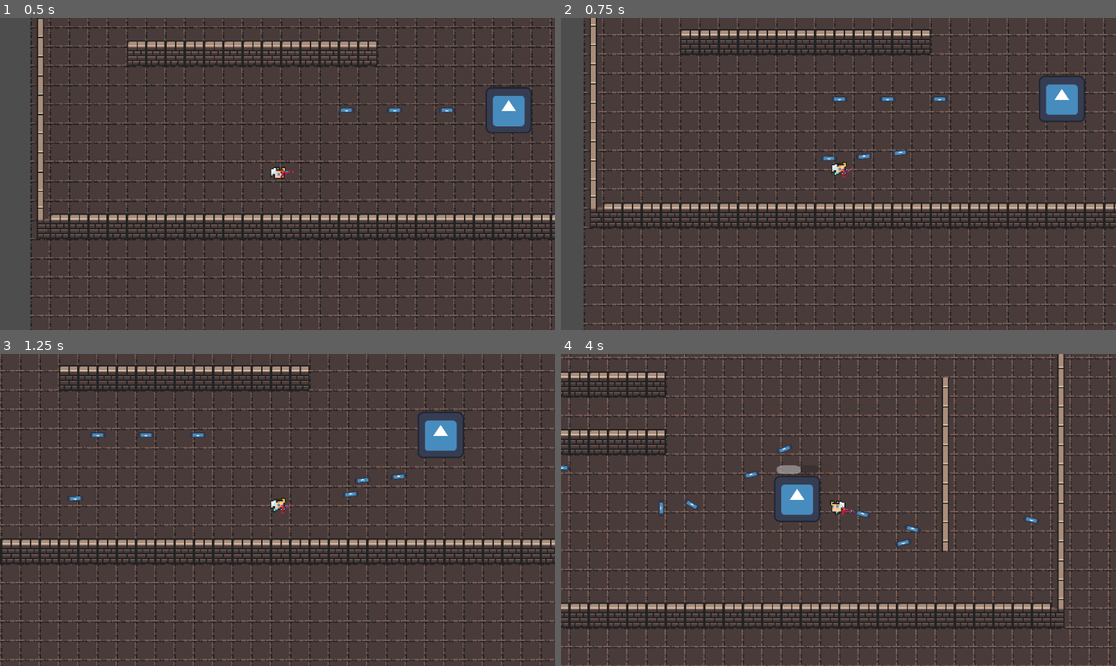
Above: before the commit, frames 1-4 (two rows, left to right).
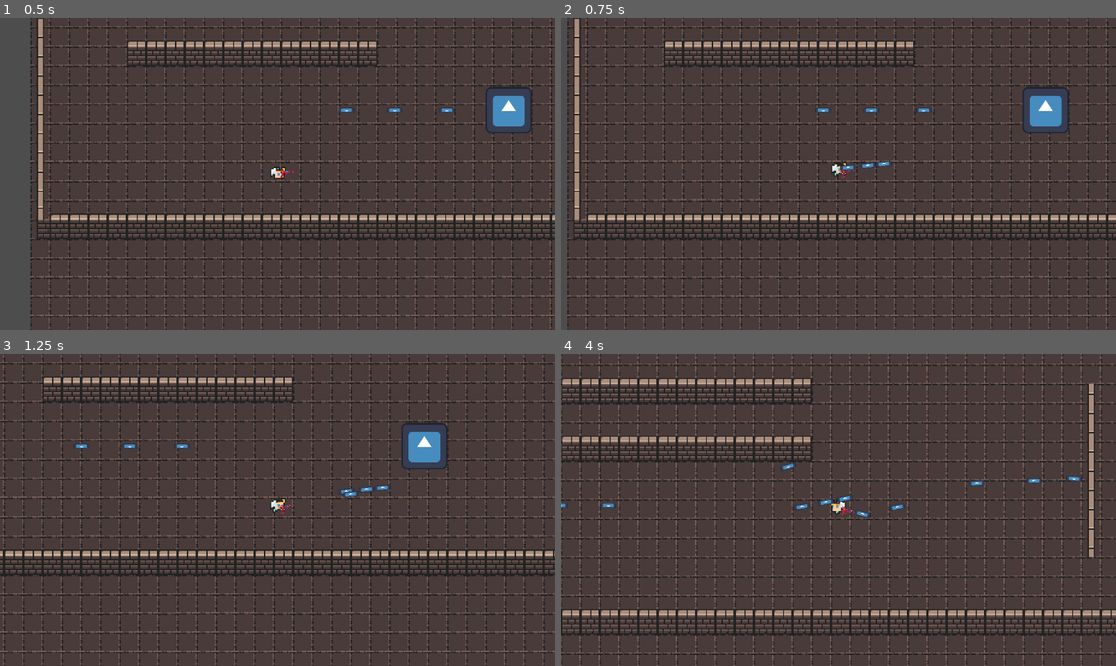
Above: after the commit, the same moments.

Repository: pabril03/ProyectoPLD
Game: Godot game, scene res://main.tscn
The game is run twice, just before and just after one commit, with the same random seed, the same clock (stepped at 60 frames per second) and the same inputs. The engine's default icon, where the game draws it, is replaced by a stand-in: a white triangle on a blue panel in a dark square.
Inputs (mouse positions are in pixels of both pictures, inside the frame that each line leads up to):
- Up to frame 1 (0.5 s): no input
- Up to frame 2 (0.75 s): move the mouse to (960, 158) at 0.52 s; hold D (right) from 0.53 s (still down); hold Right mouse button (Alter-shoot) from 0.53 s (still down)
- Up to frame 3 (1.25 s): keep holding D (right); keep holding Right mouse button (Alter-shoot); click (399, 494) at 0.8 s
- Up to frame 4 (4 s): move the mouse to (727, 525) at 1.27 s; release D (right) at 1.28 s; release Right mouse button (Alter-shoot) at 1.28 s; hold S (down) 1.28-2.03 s; click (727, 525) at 1.35 s; right-click (727, 525) at 1.55 s; move the mouse to (894, 441) at 2.02 s; hold D (right) 2.03-2.78 s; hold Right mouse button (Alter-shoot) 2.03-2.78 s; click (894, 441) at 2.3 s; move the mouse to (810, 572) at 2.77 s; hold W (up) 2.78-3.53 s; tap Space (shield) at 2.85 s; right-click (810, 572) at 3.05 s; move the mouse to (1005, 556) at 3.52 s; press the mouse at (1005, 556) at 3.53 s; hold A (left) from 3.53 s (still down)

Frame 1 is identical in both runs. In frame 2, 36% of the frame differs, in the area x 1-100%, y 0-100%; in frame 3, 36%; in frame 4, 37%, in the area x 0-100%, y 0-100%.

Commit message:
ajustes hechos en las colisiones del escudo
Cuando un jugador refleja las balas del enemigo, estas pasan a formar parte del que las refleja, asignandole su id a la bala.

No he podido conseguir que las balas del enemigo dañen al jugador, pero seguro que tiene que ver con la capa de colision.

He puesto en el main, que los jugadores aparezcan con una capa collision_layer distinta dependiendo del ID.

Diff:
--- a/escenas/escudo.tscn
+++ b/escenas/escudo.tscn
@@ -4,7 +4,7 @@
 [ext_resource type="Script" uid="uid://xiw5bedht0x7" path="res://scripts/escudo.gd" id="1_uq7k6"]
 
 [sub_resource type="CircleShape2D" id="CircleShape2D_n2wyw"]
-radius = 14.0
+radius = 18.0
 
 [node name="Escudo" type="Area2D"]
 collision_priority = 2.0
--- a/escenas/player.tscn
+++ b/escenas/player.tscn
@@ -57,7 +57,7 @@
 collision_priority = 2.0
 script = ExtResource("1_0s3u6")
 
-[node name="CollisionShape2D" type="CollisionShape2D" parent="."]
+[node name="CollisionShape2D" type="CollisionShape2D" parent="." groups=["player"]]
 position = Vector2(1, -2)
 shape = SubResource("CircleShape2D_qm0ti")
 
--- a/scripts/bala.gd
+++ b/scripts/bala.gd
@@ -59,6 +59,6 @@
 		rotation = velocity.angle()
 
 func _on_area_2d_body_entered(body: Node2D) -> void:
-	if body.is_in_group('player') or body.is_in_group('enemigo'):
+	if body.is_in_group("player") or body.is_in_group("enemigo"):
 		body.take_damage(dano)
 		queue_free()
--- a/scripts/enemigo.gd
+++ b/scripts/enemigo.gd
@@ -13,7 +13,7 @@
 var disparos_realizados = 0
 
 func _ready() -> void:
-	collision_layer = 3
+	collision_layer = 1 << 2
 	collision_mask = 1
 	# Conectar la señal 'health_changed' a la función que actualiza la barra de vida
 	connect("health_changed", Callable(self, "_on_health_changed"))
@@ -49,18 +49,29 @@
 	if puedoDisparar:
 		$Timer.start()
 		var bullet_i = bala.instantiate()
-		get_tree().root.add_child(bullet_i)
+
 		bullet_i.global_position = punta.global_position
 		bullet_i.set_start_position(punta.global_position)
-		bullet_i.shooter_id = enemy_id	# Asignamos un id al shooter que disparó el arma
+		bullet_i.shooter_id = enemy_id
 
-		bullet_i.collision_layer = 1 << 5  # = 32
-		bullet_i.collision_mask = 1
+		# Poner la bala en la capa 6 (bit 5)
+		bullet_i.collision_layer = 1 << 5
+		# Máscara: colisiona con el entorno (bit 0), otros jugadores (bits 1, 3, 4), y escudos (bit 6)
+		var mask = 1 << 0  # Entorno
+
+		for i in range(1, 5):  # bits 1 a 4 = capas 2 a 5
+			if i != 2:  # El enemigo está en capa 3 → bit 2 → i=2
+				mask |= 1 << i
+
+		mask |= 1 << 6  # Escudos (capa 7)
+
+		bullet_i.collision_mask = mask
 		#bullet_i.set_meta("shooter", self)  # Asignamos el meta shooter
 
 		#bullet_i.add_collision_exception_with(self)
 		bullet_i.velocity = Vector2.LEFT * bullet_i.SPEED
 		bullet_i.rotation_degrees = 180
+		get_tree().root.add_child(bullet_i)
 		puedoDisparar = false
 
 func _on_timer_timeout() -> void:
@@ -74,20 +85,28 @@
 	# Dispara 3 balas con un intervalo de 0.2 segundos entre cada una
 	for i in range(3):
 		var bullet_i = bala.instantiate()
-		get_tree().root.add_child(bullet_i)
+
 		bullet_i.global_position = punta.global_position
 		bullet_i.set_start_position(punta.global_position)
 		bullet_i.shooter_id = enemy_id
-		#Capas de colision
-		bullet_i.collision_layer = 1 << 5  # = 32
-		bullet_i.collision_mask = 1
+		# Poner la bala en la capa 6 (bit 5)
+		bullet_i.collision_layer = 1 << 5
+		# Máscara: colisiona con el entorno (bit 0), otros jugadores (bits 1, 3, 4), y escudos (bit 6)
+		var mask = 1 << 0  # Entorno
+
+		for j in range(1, 5):  # bits 1 a 4 = capas 2 a 5
+			if j != 2:  # El enemigo está en capa 3 → bit 2 → i=2
+				mask |= 1 << j
+		mask |= 1 << 6  # Escudos (capa 7)
+
+		bullet_i.collision_mask = mask
 		#bullet_i.set_meta("shooter", self)  # Asignamos el meta shooter
 		#bullet_i.add_collision_exception_with(self)
 		#Ignoramos la colisión de las balas del enemigo
 		# Consigo mismo
 		bullet_i.velocity = Vector2.LEFT * bullet_i.SPEED
 		bullet_i.rotation_degrees = 180
-
+		get_tree().root.add_child(bullet_i)
 		# Espera 0.2 segundos antes de disparar la siguiente bala
 		await get_tree().create_timer(0.2).timeout
 
--- a/scripts/escudo.gd
+++ b/scripts/escudo.gd
@@ -3,8 +3,8 @@
 var escudo_id: int
 
 func _ready() -> void:
-	collision_layer = 1 << 6  # Capa 7 (bit 6)
-	collision_mask = (1 << 0) | (1 << 5)   # Establece las capas con las que el jugador debe colisionar.
+	collision_layer = 1 << 5  # Capa 7 (bit 6)
+	collision_mask = (1 << 0) | (1 << 5)  # Establece las capas con las que el jugador debe colisionar.
 
 func get_escudo_id() -> int:
 	return escudo_id
@@ -23,3 +23,36 @@
 	var direction = (bala.global_position - global_position).normalized()
 	bala.velocity = direction * bala.SPEED * 1.1
 	bala.rotation = bala.velocity.angle()
+
+	#Para poder reflectar las balas y que se vuelvan de la propiedad del jugador
+	#print("Bala antes de rebotar: " + str(bala.shooter_id))
+	var player = get_parent()
+	#print(player.player_id)
+
+	if player.player_id != bala.shooter_id:
+
+		bala.shooter_id = player.player_id
+		#print("Bala despues de rebotar: " + str(bala.shooter_id))
+		# Colocamos a la bala en la capa 6 (bit 5)
+		bala.collision_layer = 1 << 5  # = 32
+
+		# Queremos que colisione con:
+		# - el entorno (capa 1 → bit 0 → valor 1)
+		# - todos los jugadores excepto el que dispara
+
+		var mask = 1  # siempre incluir el entorno (bit 0)
+
+		for i in range(1, 5):  # ID 1 a 4 → capas 2 a 5 → bits 1 a 4
+			if i != bala.shooter_id:
+				mask |= 1 << i  # activar ese bit
+
+		mask |= 1 << 6  # Añadir la capa 7 (bit 6)
+		bala.collision_mask = mask
+		#print(bala.collision_mask)
+
+		# También aplica a su Area2D, si tiene
+		var area = bala.get_node("Area2D")
+		area.collision_layer = 1 << 5
+		area.collision_mask = mask
+	else:
+		return
--- a/scripts/gun.gd
+++ b/scripts/gun.gd
@@ -46,14 +46,14 @@
 		# - todos los jugadores excepto el que dispara
 
 		var mask = 1  # siempre incluir el entorno (bit 0)
-		print(player.player_id)
+		#print(player.player_id)
 		for i in range(1, 5):  # ID 1 a 4 → capas 2 a 5 → bits 1 a 4
 			if i != player.player_id:
 				mask |= 1 << i  # activar ese bit
 
 		mask |= 1 << 6  # Añadir la capa 7 (bit 6)
 		bullet_i.collision_mask = mask
-		print(bullet_i.collision_mask)
+		#print(bullet_i.collision_mask)
 
 		# También aplica a su Area2D, si tiene
 		var area = bullet_i.get_node("Area2D")
@@ -87,11 +87,34 @@
 	for i in range(3):   # Disparara ráfagas de 3 disparos rápidos
 		var bullet_i = bala.instantiate()
 		bullet_i.shooter_id = player.player_id
-		get_tree().root.add_child(bullet_i)
+
+		# Colocamos a la bala en la capa 6 (bit 5)
+		bullet_i.collision_layer = 1 << 5  # = 32
+
+		# Queremos que colisione con:
+		# - el entorno (capa 1 → bit 0 → valor 1)
+		# - todos los jugadores excepto el que dispara
+
+		var mask = 1  # siempre incluir el entorno (bit 0)
+		#print(player.player_id)
+		for j in range(1, 5):  # ID 1 a 4 → capas 2 a 5 → bits 1 a 4
+			if j != player.player_id:
+				mask |= 1 << j  # activar ese bit
+
+		mask |= 1 << 6  # Añadir la capa 7 (bit 6)
+		bullet_i.collision_mask = mask
+		#print(bullet_i.collision_mask)
+
+		# También aplica a su Area2D, si tiene
+		var area = bullet_i.get_node("Area2D")
+		area.collision_layer = 1 << 5
+		area.collision_mask = mask
+
 		bullet_i.global_position = posicion_rafaga
 		bullet_i.set_start_position(posicion_rafaga)
 		bullet_i.velocity = direction * bullet_i.SPEED
 		bullet_i.rotation = direction.angle()
+		get_tree().root.add_child(bullet_i)
 		await get_tree().create_timer(0.075).timeout
 
 	en_rafaga = false
--- a/scripts/main.gd
+++ b/scripts/main.gd
@@ -34,6 +34,7 @@
 		# Si existe un ID guardado, lo usamos para el nuevo jugador
 		jugador = JugadorEscena.instantiate()
 		jugador.player_id = id_a_usar
+		jugador.collision_layer = 1 << (jugador.player_id)
 
 		# Limpiamos el ID guardado para no usarlo en un futuro
 		GameManager.guardar_id_jugador(-1)
@@ -41,6 +42,7 @@
 		# Si no hay ID guardado, asignamos un nuevo ID
 		jugador = JugadorEscena.instantiate()
 		jugador.player_id = get_next_player_id()
+		jugador.collision_layer = 1 << (jugador.player_id)
 
 	#print("Id del jugador actual: " + str(jugador.player_id))
 
--- a/scripts/player.gd
+++ b/scripts/player.gd
@@ -22,7 +22,7 @@
 	#Nuevas funciones para registrar jugador en el juego (sirve para colisiones)
 	GameManager.registrar_jugador(self)
 	#print(player_id)
-	collision_layer = 2  # Layer 2, 3, 4 o 5
+	#collision_layer = 2  # Layer 2, 3, 4 o 5
 	collision_mask = 1
 	escudo.escudo_id = player_id
 
